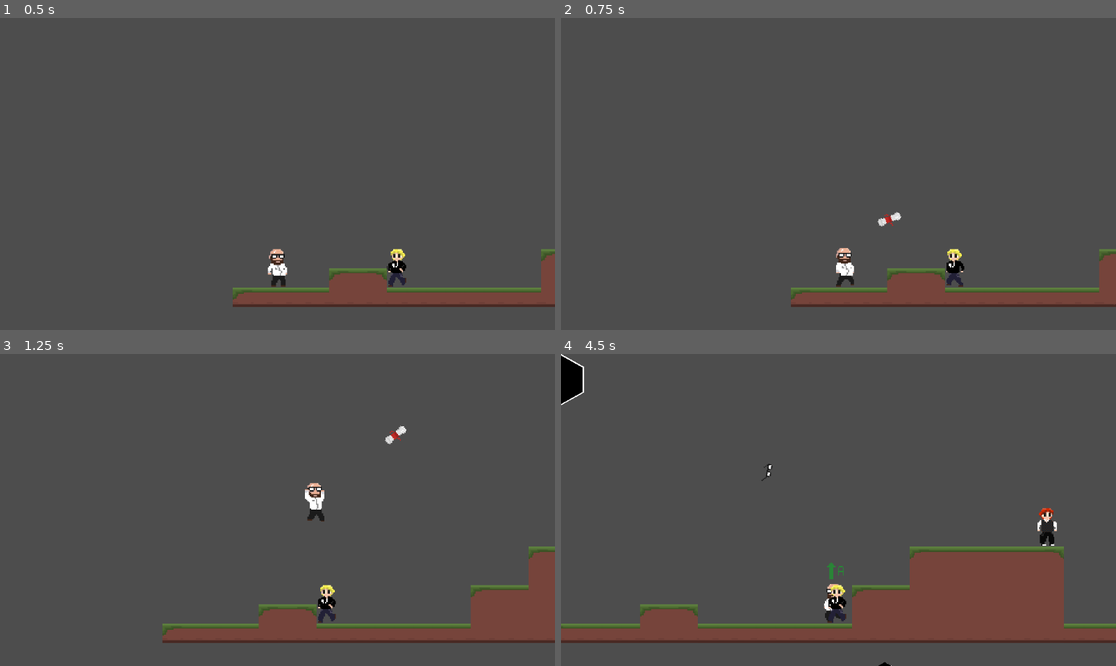
Above: before the commit, frames 1-4 (two rows, left to right).
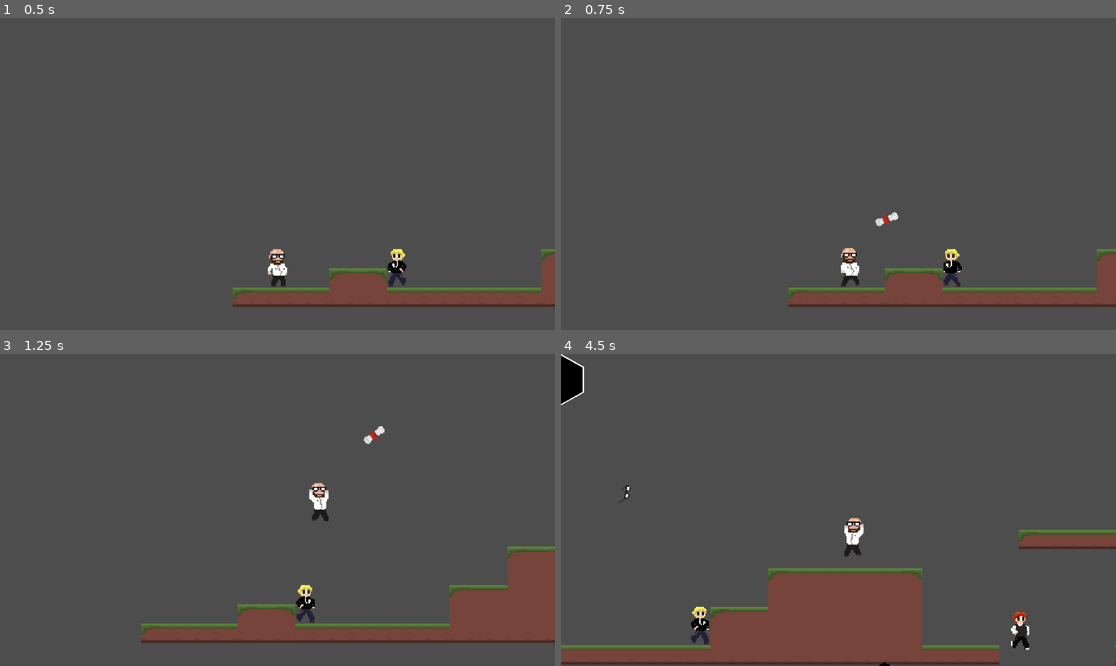
Above: after the commit, the same moments.

Repository: rddtz/training-gj
Game: Godot game, scene res://Scenes/main.tscn
Two runs of this game, one before a commit and one after it. Both use one fixed random seed, a clock stepped at 60 frames per second and the inputs below.
Inputs (mouse positions are in pixels of both pictures, inside the frame that each line leads up to):
- Up to frame 1 (0.5 s): no input
- Up to frame 2 (0.75 s): tap Enter (ui_accept) at 0.5 s; move the mouse to (960, 158) at 0.52 s; press the mouse at (960, 158) at 0.53 s; hold D (moveRight) from 0.53 s (still down)
- Up to frame 3 (1.25 s): keep holding D (moveRight); tap Space (jump) at 0.77 s
- Up to frame 4 (4.5 s): move the mouse to (727, 525) at 1.27 s; release the mouse at (727, 525) at 1.28 s; tap U at 1.35 s; tap Space (jump) at 1.52, 3.02, 3.77 s; move the mouse to (894, 441) at 2.02 s; release D (moveRight) at 2.03 s; hold A (moveLeft) 2.03-2.78 s; hold J 2.03-2.78 s; move the mouse to (810, 572) at 2.77 s; hold D (moveRight) 2.78-4.28 s; click (810, 572) at 2.85 s; move the mouse to (1005, 556) at 3.52 s; hold U 3.53-4.28 s; move the mouse to (672, 463) at 4.27 s; hold A (moveLeft) from 4.28 s (still down); tap J at 4.35 s

Frame 1 is identical in both runs. In frame 2, 0.8% of the frame differs, in the area x 40-100%, y 62-93%; in frame 3, 3.0%; in frame 4, 23%, in the area x 0-100%, y 35-100%.

Commit message:
menu inicial e controles

Diff:
--- a/Scenes/diamond_transition.tscn
+++ b/Scenes/diamond_transition.tscn
@@ -7,6 +7,21 @@
 shader = ExtResource("1_dviwv")
 shader_parameter/progress = 0.0
 shader_parameter/pixel_size = 30.0
+
+[sub_resource type="Animation" id="Animation_pq5nf"]
+length = 0.001
+tracks/0/type = "value"
+tracks/0/imported = false
+tracks/0/enabled = true
+tracks/0/path = NodePath("CanvasLayer/ColorRect:material:shader_parameter/progress")
+tracks/0/interp = 1
+tracks/0/loop_wrap = true
+tracks/0/keys = {
+"times": PackedFloat32Array(0),
+"transitions": PackedFloat32Array(1),
+"update": 0,
+"values": [0.0]
+}
 
 [sub_resource type="Animation" id="Animation_k0txd"]
 resource_name = "transition"
@@ -38,21 +53,6 @@
 }]
 }
 
-[sub_resource type="Animation" id="Animation_pq5nf"]
-length = 0.001
-tracks/0/type = "value"
-tracks/0/imported = false
-tracks/0/enabled = true
-tracks/0/path = NodePath("CanvasLayer/ColorRect:material:shader_parameter/progress")
-tracks/0/interp = 1
-tracks/0/loop_wrap = true
-tracks/0/keys = {
-"times": PackedFloat32Array(0),
-"transitions": PackedFloat32Array(1),
-"update": 0,
-"values": [0.0]
-}
-
 [sub_resource type="AnimationLibrary" id="AnimationLibrary_xmsnq"]
 _data = {
 "RESET": SubResource("Animation_pq5nf"),
@@ -72,6 +72,7 @@
 anchor_bottom = 1.0
 grow_horizontal = 2
 grow_vertical = 2
+mouse_filter = 2
 color = Color(0, 0, 0, 1)
 
 [node name="AnimationPlayer" type="AnimationPlayer" parent="."]
--- a/Scenes/main.tscn
+++ b/Scenes/main.tscn
@@ -17,6 +17,7 @@
 [node name="Player" parent="." instance=ExtResource("2_gw71t")]
 unique_name_in_owner = true
 position = Vector2(-149, 23)
+slide_on_ceiling = false
 
 [node name="AnimatedSprite2D" parent="Player" index="0"]
 animation = &"fall"
--- a/Scenes/mapa.tscn
+++ b/Scenes/mapa.tscn
@@ -1,7 +1,6 @@
-[gd_scene load_steps=5 format=4 uid="uid://wwvf1u6me303"]
+[gd_scene load_steps=4 format=4 uid="uid://wwvf1u6me303"]
 
 [ext_resource type="Texture2D" uid="uid://0ygqa5nfm6un" path="res://Scenes/tiles_teste/tiles.png" id="1_f3f8e"]
-[ext_resource type="PackedScene" uid="uid://c3i8gm52v0aqp" path="res://Scenes/Killzone.tscn" id="2_q6htg"]
 
 [sub_resource type="TileSetAtlasSource" id="TileSetAtlasSource_an7dp"]
 texture = ExtResource("1_f3f8e")
@@ -105,7 +104,3 @@
 use_parent_material = true
 tile_map_data = PackedByteArray("AAAAAAMAAQAAAAQAAAABAAMAAQABAAQAAAACAAMAAQABAAQAAAADAAMAAQABAAQAAAAEAAMAAQABAAQAAAADAP …(13328 unchanged characters)…
 tile_set = SubResource("TileSet_tuo1c")
-
-[node name="Killzone" parent="." instance=ExtResource("2_q6htg")]
-position = Vector2(446, 8)
-collision_mask = 1
--- /dev/null
+++ b/Scenes/menu_controles.tscn
@@ -0,0 +1,84 @@
+[gd_scene load_steps=9 format=3 uid="uid://crulsaatakjiy"]
+
+[ext_resource type="Script" path="res://Scripts/controles.gd" id="1_nsmek"]
+[ext_resource type="Texture2D" uid="uid://pju15omdy26r" path="res://Assets/others/controles.png" id="2_2l6f1"]
+[ext_resource type="FontFile" uid="uid://dwy8mkuhy8rpq" path="res://Assets/fonts/Pixellari.ttf" id="3_u6g63"]
+
+[sub_resource type="StyleBoxTexture" id="StyleBoxTexture_t66qc"]
+texture = ExtResource("2_2l6f1")
+
+[sub_resource type="StyleBoxEmpty" id="StyleBoxEmpty_k5of5"]
+
+[sub_resource type="StyleBoxFlat" id="StyleBoxFlat_xk7ui"]
+bg_color = Color(0.821789, 0.821789, 0.821788, 1)
+corner_radius_top_left = 15
+corner_radius_top_right = 15
+corner_radius_bottom_right = 15
+corner_radius_bottom_left = 15
+
+[sub_resource type="StyleBoxFlat" id="StyleBoxFlat_mtaag"]
+bg_color = Color(0.552956, 0.552956, 0.552955, 1)
+corner_radius_top_left = 15
+corner_radius_top_right = 15
+corner_radius_bottom_right = 15
+corner_radius_bottom_left = 15
+
+[sub_resource type="StyleBoxFlat" id="StyleBoxFlat_k8727"]
+bg_color = Color(1, 1, 1, 1)
+draw_center = false
+border_width_left = 3
+border_width_top = 3
+border_width_right = 3
+border_width_bottom = 3
+border_color = Color(0, 0, 0, 1)
+corner_radius_top_left = 15
+corner_radius_top_right = 15
+corner_radius_bottom_right = 15
+corner_radius_bottom_left = 15
+anti_aliasing_size = 0.13
+
+[node name="Controles" type="Control"]
+layout_mode = 3
+anchors_preset = 15
+anchor_right = 1.0
+anchor_bottom = 1.0
+grow_horizontal = 2
+grow_vertical = 2
+script = ExtResource("1_nsmek")
+
+[node name="Panel" type="Panel" parent="."]
+layout_mode = 1
+anchors_preset = 15
+anchor_right = 1.0
+anchor_bottom = 1.0
+grow_horizontal = 2
+grow_vertical = 2
+theme_override_styles/panel = SubResource("StyleBoxTexture_t66qc")
+
+[node name="Volta" type="Button" parent="."]
+layout_mode = 0
+offset_left = 115.0
+offset_top = 514.0
+offset_right = 312.0
+offset_bottom = 599.0
+theme_override_colors/font_disabled_color = Color(0, 0, 0, 1)
+theme_override_colors/font_hover_pressed_color = Color(0, 0, 0, 1)
+theme_override_colors/font_hover_color = Color(0, 0, 0, 1)
+theme_override_colors/font_pressed_color = Color(0, 0, 0, 1)
+theme_override_colors/font_focus_color = Color(0, 0, 0, 1)
+theme_override_colors/font_color = Color(0, 0, 0, 1)
+theme_override_colors/font_outline_color = Color(0, 0, 0, 1)
+theme_override_colors/icon_normal_color = Color(0, 0, 0, 1)
+theme_override_colors/icon_focus_color = Color(0, 0, 0, 1)
+theme_override_colors/icon_pressed_color = Color(0, 0, 0, 1)
+theme_override_colors/icon_hover_color = Color(0, 0, 0, 1)
+theme_override_colors/icon_hover_pressed_color = Color(0, 0, 0, 1)
+theme_override_fonts/font = ExtResource("3_u6g63")
+theme_override_font_sizes/font_size = 43
+theme_override_styles/focus = SubResource("StyleBoxEmpty_k5of5")
+theme_override_styles/hover = SubResource("StyleBoxFlat_xk7ui")
+theme_override_styles/pressed = SubResource("StyleBoxFlat_mtaag")
+theme_override_styles/normal = SubResource("StyleBoxFlat_k8727")
+text = "Voltar"
+
+[connection signal="pressed" from="Volta" to="." method="_on_volta_pressed"]
--- /dev/null
+++ b/Scenes/menu_pause.tscn
@@ -0,0 +1,125 @@
+[gd_scene load_steps=10 format=3 uid="uid://b0g6qalt0il6y"]
+
+[ext_resource type="FontFile" uid="uid://dwy8mkuhy8rpq" path="res://Assets/fonts/Pixellari.ttf" id="1_mk0l0"]
+[ext_resource type="Script" path="res://Scripts/menu_pause.gd" id="1_ot8ue"]
+[ext_resource type="Shader" path="res://Shaders/menu_pause.gdshader" id="2_v1hi2"]
+
+[sub_resource type="ShaderMaterial" id="ShaderMaterial_2rmok"]
+shader = ExtResource("2_v1hi2")
+shader_parameter/blur = 0.8
+
+[sub_resource type="StyleBoxEmpty" id="StyleBoxEmpty_wm2cb"]
+
+[sub_resource type="StyleBoxEmpty" id="StyleBoxEmpty_ymwlb"]
+
+[sub_resource type="StyleBoxFlat" id="StyleBoxFlat_upcns"]
+bg_color = Color(0.125911, 0.125911, 0.125911, 1)
+corner_radius_top_left = 10
+corner_radius_top_right = 10
+corner_radius_bottom_right = 10
+corner_radius_bottom_left = 10
+
+[sub_resource type="StyleBoxFlat" id="StyleBoxFlat_uwgtc"]
+bg_color = Color(0.169245, 0.169245, 0.169245, 1)
+corner_radius_top_left = 10
+corner_radius_top_right = 10
+corner_radius_bottom_right = 10
+corner_radius_bottom_left = 10
+
+[sub_resource type="StyleBoxFlat" id="StyleBoxFlat_ejt15"]
+bg_color = Color(0.0807833, 0.0807834, 0.0807833, 1)
+corner_radius_top_left = 10
+corner_radius_top_right = 10
+corner_radius_bottom_right = 10
+corner_radius_bottom_left = 10
+
+[node name="Pause" type="Control"]
+process_mode = 3
+layout_mode = 3
+anchors_preset = 15
+anchor_right = 1.0
+anchor_bottom = 1.0
+offset_left = 9.0
+offset_top = 7.0
+offset_right = 9.0
+offset_bottom = 7.0
+grow_horizontal = 2
+grow_vertical = 2
+script = ExtResource("1_ot8ue")
+
+[node name="ColorRect" type="ColorRect" parent="."]
+material = SubResource("ShaderMaterial_2rmok")
+layout_mode = 1
+anchors_preset = 4
+anchor_top = 0.5
+anchor_bottom = 0.5
+grow_vertical = 2
+mouse_filter = 2
+
+[node name="PanelContainer" type="PanelContainer" parent="."]
+layout_mode = 1
+anchors_preset = 8
+anchor_left = 0.5
+anchor_top = 0.5
+anchor_right = 0.5
+anchor_bottom = 0.5
+offset_left = -497.0
+offset_top = -362.0
+offset_right = -138.0
+offset_bottom = 366.0
+grow_horizontal = 2
+grow_vertical = 2
+
+[node name="VBoxContainer" type="VBoxContainer" parent="PanelContainer"]
+layout_mode = 2
+theme_override_constants/separation = 9
+
+[node name="HSeparator2" type="HSeparator" parent="PanelContainer/VBoxContainer"]
+layout_mode = 2
+theme_override_constants/separation = 100
+theme_override_styles/separator = SubResource("StyleBoxEmpty_wm2cb")
+
+[node name="Label" type="Label" parent="PanelContainer/VBoxContainer"]
+layout_mode = 2
+theme_override_fonts/font = ExtResource("1_mk0l0")
+theme_override_font_sizes/font_size = 40
+text = "Pausado"
+horizontal_alignment = 1
+
+[node name="HSeparator" type="HSeparator" parent="PanelContainer/VBoxContainer"]
+layout_mode = 2
+theme_override_constants/separation = 251
+theme_override_styles/separator = SubResource("StyleBoxEmpty_ymwlb")
+
+[node name="Voltar" type="Button" parent="PanelContainer/VBoxContainer"]
+layout_mode = 2
+theme_override_fonts/font = ExtResource("1_mk0l0")
+theme_override_font_sizes/font_size = 31
+theme_override_styles/focus = SubResource("StyleBoxFlat_upcns")
+theme_override_styles/hover_pressed_mirrored = SubResource("StyleBoxFlat_upcns")
+theme_override_styles/hover_pressed = SubResource("StyleBoxFlat_upcns")
+theme_override_styles/hover_mirrored = SubResource("StyleBoxFlat_upcns")
+theme_override_styles/hover = SubResource("StyleBoxFlat_upcns")
+theme_override_styles/pressed_mirrored = SubResource("StyleBoxFlat_uwgtc")
+theme_override_styles/pressed = SubResource("StyleBoxFlat_uwgtc")
+theme_override_styles/normal_mirrored = SubResource("StyleBoxFlat_ejt15")
+theme_override_styles/normal = SubResource("StyleBoxFlat_ejt15")
+text = "Voltar"
+
+[node name="Sair" type="Button" parent="PanelContainer/VBoxContainer"]
+layout_mode = 2
+theme_override_fonts/font = ExtResource("1_mk0l0")
+theme_override_font_sizes/font_size = 31
+theme_override_styles/focus = SubResource("StyleBoxFlat_upcns")
+theme_override_styles/hover_pressed_mirrored = SubResource("StyleBoxFlat_upcns")
+theme_override_styles/hover_pressed = SubResource("StyleBoxFlat_upcns")
+theme_override_styles/hover_mirrored = SubResource("StyleBoxFlat_upcns")
+theme_override_styles/hover = SubResource("StyleBoxFlat_upcns")
+theme_override_styles/pressed_mirrored = SubResource("StyleBoxFlat_uwgtc")
+theme_override_styles/pressed = SubResource("StyleBoxFlat_uwgtc")
+theme_override_styles/normal_mirrored = SubResource("StyleBoxFlat_ejt15")
+theme_override_styles/normal = SubResource("StyleBoxFlat_ejt15")
+text = "Sair para o menu"
+
+[connection signal="pressed" from="PanelContainer/VBoxContainer/Voltar" to="." method="_on_voltar_pressed"]
+[connection signal="pressed" from="PanelContainer/VBoxContainer/Sair" to="." method="_on_sair_pressed"]
--- /dev/null
+++ b/Scenes/menu_principal.tscn
@@ -0,0 +1,167 @@
+[gd_scene load_steps=10 format=3 uid="uid://bibtlnldw1kmg"]
+
+[ext_resource type="Texture2D" uid="uid://b71byjcc75k3d" path="res://Assets/others/fundo_menu.png" id="1_2hmuh"]
+[ext_resource type="Script" path="res://Scripts/menu_principal.gd" id="1_15bsg"]
+[ext_resource type="FontFile" uid="uid://dwy8mkuhy8rpq" path="res://Assets/fonts/Pixellari.ttf" id="2_583uq"]
+[ext_resource type="Texture2D" uid="uid://cnv5duu2v48q2" path="res://Assets/others/titulo.png" id="3_8i8dm"]
+
+[sub_resource type="StyleBoxTexture" id="StyleBoxTexture_mqaff"]
+texture = ExtResource("1_2hmuh")
+
+[sub_resource type="StyleBoxEmpty" id="StyleBoxEmpty_vsf1k"]
+
+[sub_resource type="StyleBoxFlat" id="StyleBoxFlat_02wnv"]
+bg_color = Color(0.76662, 0.76662, 0.76662, 1)
+corner_radius_top_left = 15
+corner_radius_top_right = 15
+corner_radius_bottom_right = 15
+corner_radius_bottom_left = 15
+corner_detail = 20
+shadow_size = 5
+
+[sub_resource type="StyleBoxFlat" id="StyleBoxFlat_xcgcb"]
+bg_color = Color(0.593134, 0.593134, 0.593134, 1)
+corner_radius_top_left = 15
+corner_radius_top_right = 15
+corner_radius_bottom_right = 15
+corner_radius_bottom_left = 15
+shadow_size = 5
+
+[sub_resource type="StyleBoxFlat" id="StyleBoxFlat_hs8ch"]
+bg_color = Color(1, 1, 1, 1)
+corner_radius_top_left = 15
+corner_radius_top_right = 15
+corner_radius_bottom_right = 15
+corner_radius_bottom_left = 15
+shadow_size = 5
+
+[node name="MenuPrincipal" type="Control"]
+layout_mode = 3
+anchors_preset = 15
+anchor_right = 1.0
+anchor_bottom = 1.0
+offset_left = -1.0
+offset_top = 11.0
+offset_right = -1.0
+offset_bottom = 11.0
+grow_horizontal = 2
+grow_vertical = 2
+script = ExtResource("1_15bsg")
+
+[node name="Panel" type="Panel" parent="."]
+layout_mode = 1
+anchors_preset = 15
+anchor_right = 1.0
+anchor_bottom = 1.0
+offset_left = 1.0
+offset_top = -12.0
+offset_right = 1.0
+offset_bottom = -12.0
+grow_horizontal = 2
+grow_vertical = 2
+theme_override_styles/panel = SubResource("StyleBoxTexture_mqaff")
+
+[node name="MarginContainer" type="MarginContainer" parent="."]
+layout_mode = 0
+offset_left = 402.0
+offset_top = 325.0
+offset_right = 733.0
+offset_bottom = 568.0
+
+[node name="VBoxContainer" type="VBoxContainer" parent="MarginContainer"]
+layout_mode = 2
+theme_override_constants/separation = 8
+
+[node name="Jogar" type="Button" parent="MarginContainer/VBoxContainer"]
+layout_mode = 2
+size_flags_vertical = 3
+theme_override_colors/font_disabled_color = Color(0, 0, 0, 1)
+theme_override_colors/font_hover_pressed_color = Color(0, 0, 0, 1)
+theme_override_colors/font_hover_color = Color(0, 0, 0, 1)
+theme_override_colors/font_pressed_color = Color(0, 0, 0, 1)
+theme_override_colors/font_focus_color = Color(0, 0, 0, 1)
+theme_override_colors/font_color = Color(0, 0, 0, 1)
+theme_override_colors/font_outline_color = Color(0, 0, 0, 1)
+theme_override_colors/icon_normal_color = Color(0, 0, 0, 1)
+theme_override_colors/icon_focus_color = Color(0, 0, 0, 1)
+theme_override_colors/icon_pressed_color = Color(0, 0, 0, 1)
+theme_override_colors/icon_hover_color = Color(0, 0, 0, 1)
+theme_override_colors/icon_hover_pressed_color = Color(0, 0, 0, 1)
+theme_override_colors/icon_disabled_color = Color(0, 0, 0, 1)
+theme_override_fonts/font = ExtResource("2_583uq")
+theme_override_font_sizes/font_size = 38
+theme_override_styles/focus = SubResource("StyleBoxEmpty_vsf1k")
+theme_override_styles/hover = SubResource("StyleBoxFlat_02wnv")
+theme_override_styles/pressed = SubResource("StyleBoxFlat_xcgcb")
+theme_override_styles/normal = SubResource("StyleBoxFlat_hs8ch")
+text = "Jogar
+"
+
+[node name="Controles" type="Button" parent="MarginContainer/VBoxContainer"]
+layout_mode = 2
+size_flags_vertical = 3
+theme_override_colors/font_disabled_color = Color(0, 0, 0, 1)
+theme_override_colors/font_hover_pressed_color = Color(0, 0, 0, 1)
+theme_override_colors/font_hover_color = Color(0, 0, 0, 1)
+theme_override_colors/font_pressed_color = Color(0, 0, 0, 1)
+theme_override_colors/font_focus_color = Color(0, 0, 0, 1)
+theme_override_colors/font_color = Color(0, 0, 0, 1)
+theme_override_colors/font_outline_color = Color(0, 0, 0, 1)
+theme_override_colors/icon_normal_color = Color(0, 0, 0, 1)
+theme_override_colors/icon_focus_color = Color(0, 0, 0, 1)
+theme_override_colors/icon_pressed_color = Color(0, 0, 0, 1)
+theme_override_colors/icon_hover_color = Color(0, 0, 0, 1)
+theme_override_colors/icon_hover_pressed_color = Color(0, 0, 0, 1)
+theme_override_colors/icon_disabled_color = Color(0, 0, 0, 1)
+theme_override_fonts/font = ExtResource("2_583uq")
+theme_override_font_sizes/font_size = 38
+theme_override_styles/focus = SubResource("StyleBoxEmpty_vsf1k")
+theme_override_styles/hover = SubResource("StyleBoxFlat_02wnv")
+theme_override_styles/pressed = SubResource("StyleBoxFlat_xcgcb")
+theme_override_styles/normal = SubResource("StyleBoxFlat_hs8ch")
+text = "Controles
+"
+
+[node name="Sair" type="Button" parent="MarginContainer/VBoxContainer"]
+layout_mode = 2
+size_flags_vertical = 3
+theme_override_colors/font_disabled_color = Color(0, 0, 0, 1)
+theme_override_colors/font_hover_pressed_color = Color(0, 0, 0, 1)
+theme_override_colors/font_hover_color = Color(0, 0, 0, 1)
+theme_override_colors/font_pressed_color = Color(0, 0, 0, 1)
+theme_override_colors/font_focus_color = Color(0, 0, 0, 1)
+theme_override_colors/font_color = Color(0, 0, 0, 1)
+theme_override_colors/font_outline_color = Color(0, 0, 0, 1)
+theme_override_colors/icon_normal_color = Color(0, 0, 0, 1)
+theme_override_colors/icon_focus_color = Color(0, 0, 0, 1)
+theme_override_colors/icon_pressed_color = Color(0, 0, 0, 1)
+theme_override_colors/icon_hover_color = Color(0, 0, 0, 1)
+theme_override_colors/icon_hover_pressed_color = Color(0, 0, 0, 1)
+theme_override_colors/icon_disabled_color = Color(0, 0, 0, 1)
+theme_override_fonts/font = ExtResource("2_583uq")
+theme_override_font_sizes/font_size = 38
+theme_override_styles/focus = SubResource("StyleBoxEmpty_vsf1k")
+theme_override_styles/hover = SubResource("StyleBoxFlat_02wnv")
+theme_override_styles/pressed = SubResource("StyleBoxFlat_xcgcb")
+theme_override_styles/normal = SubResource("StyleBoxFlat_hs8ch")
+text = "Sair
+"
+
+[node name="TextureRect" type="TextureRect" parent="."]
+layout_mode = 1
+anchors_preset = 8
+anchor_left = 0.5
+anchor_top = 0.5
+anchor_right = 0.5
+anchor_bottom = 0.5
+offset_left = -253.5
+offset_top = -329.0
+offset_right = 253.5
+offset_bottom = -44.0
+grow_horizontal = 2
+grow_vertical = 2
+texture = ExtResource("3_8i8dm")
+
+[connection signal="pressed" from="MarginContainer/VBoxContainer/Jogar" to="." method="_on_jogar_pressed"]
+[connection signal="pressed" from="MarginContainer/VBoxContainer/Controles" to="." method="_on_controles_pressed"]
+[connection signal="pressed" from="MarginContainer/VBoxContainer/Sair" to="." method="_on_sair_pressed"]
--- a/Scenes/white_transition.tscn
+++ b/Scenes/white_transition.tscn
@@ -65,6 +65,7 @@
 anchor_bottom = 1.0
 grow_horizontal = 2
 grow_vertical = 2
+mouse_filter = 2
 color = Color(1, 1, 1, 0)
 
 [node name="AnimationPlayer" type="AnimationPlayer" parent="."]
--- /dev/null
+++ b/Scripts/controles.gd
@@ -0,0 +1,4 @@
+extends Control
+
+func _on_volta_pressed() -> void:
+	get_tree().change_scene_to_file("res://Scenes/main.tscn")
--- a/Scripts/global.gd
+++ b/Scripts/global.gd
@@ -7,10 +7,15 @@
 var zoom_speed := .1
 var zoom_size := 2
 
+var paused = false
+@onready var pause_menu: Control = $CanvasLayer/Pause
+
+
 #var transition_resource := preload("res://Scenes/hex_transition.tscn")
 
 # Called when the node enters the scene tree for the first time.
 func _ready() -> void:
+	paused= false
 	pass # Replace with function body.
 
 
--- /dev/null
+++ b/Scripts/menu_pause.gd
@@ -0,0 +1,21 @@
+extends Control
+
+
+func _on_voltar_pressed() -> void:
+	get_tree().paused = false
+
+
+
+func _on_sair_pressed() -> void:
+	get_tree().change_scene_to_file("res://Scenes/menu_principal.tscn")
+
+
+func _ready() -> void:
+	pass
+
+
+func PauseMenu():
+	pass
+
+func _process(delta: float) -> void:
+	PauseMenu()
--- /dev/null
+++ b/Scripts/menu_principal.gd
@@ -0,0 +1,14 @@
+extends Control
+
+
+
+func _on_jogar_pressed() -> void:
+	get_tree().change_scene_to_file("res://Scenes/main.tscn")
+
+
+func _on_controles_pressed() -> void:
+	get_tree().change_scene_to_file("res://Scenes/menu_controles.tscn")
+
+
+func _on_sair_pressed() -> void:
+	get_tree().quit()
--- a/Scripts/player.gd
+++ b/Scripts/player.gd
@@ -1,7 +1,7 @@
 extends CharacterBody2D
 
 const MOVEMENT_SPEED = Vector2(200.0, -400.0)
-const ACCELERATION = 15
+const ACCELERATION = 30
 const FRICTION = 30
 
 func _physics_process(delta: float) -> void:
--- a/Scripts/testes.gd
+++ b/Scripts/testes.gd
@@ -4,6 +4,7 @@
 var click2 = false
 var glass = preload("res://Scenes/glass.tscn")
 @export var scene_path : String
+
 
 # Called when the node enters the scene tree for the first time.
 func _ready() -> void:
--- /dev/null
+++ b/Shaders/menu_pause.gdshader
@@ -0,0 +1,14 @@
+shader_type canvas_item;
+
+uniform sampler2D screen_texture: hint_screen_texture, filter_linear_mipmap;
+uniform float blur: hint_range(0.0, 5) = 0.0;
+
+void fragment() {
+	vec4 color = texture(screen_texture, SCREEN_UV, blur);
+	COLOR = color;
+}
+
+//void light() {
+	// Called for every pixel for every light affecting the CanvasItem.
+	// Uncomment to replace the default light processing function with this one.
+//}
--- a/project.godot
+++ b/project.godot
@@ -46,6 +46,11 @@
 "events": [Object(InputEventMouseButton,"resource_local_to_scene":false,"resource_name":"","device":-1,"window_id":0,"a …(253 unchanged characters)…
 ]
 }
+pause={
+"deadzone": 0.5,
+"events": [Object(InputEventKey,"resource_local_to_scene":false,"resource_name":"","device":-1,"window_id":0,"alt_pressed":false,"shift_pressed":false,"ctrl_pressed":false,"meta_pressed":false,"pressed":false,"keycode":0,"physical_keycode":4194305,"key_label":0,"unicode":0,"location":0,"echo":false,"script":null)
+]
+}
 
 [rendering]
 
Binary file added: Assets/fonts/Pixellari.ttf
Not shown, added: Assets/fonts/Pixellari.ttf.import
Binary file added: Assets/others/fundo_menu.png
Not shown, added: Assets/others/fundo_menu.png.import
